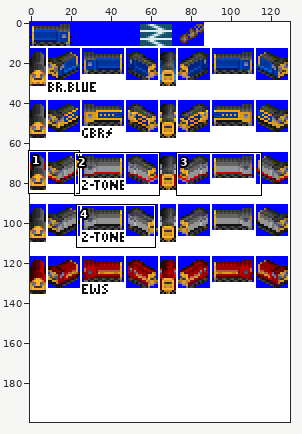
Sprite sheet: gfx/Diesel/20.png. The first picture is a wide view before the edit; the outline marks the close-up.
Close-up. Before the commit:
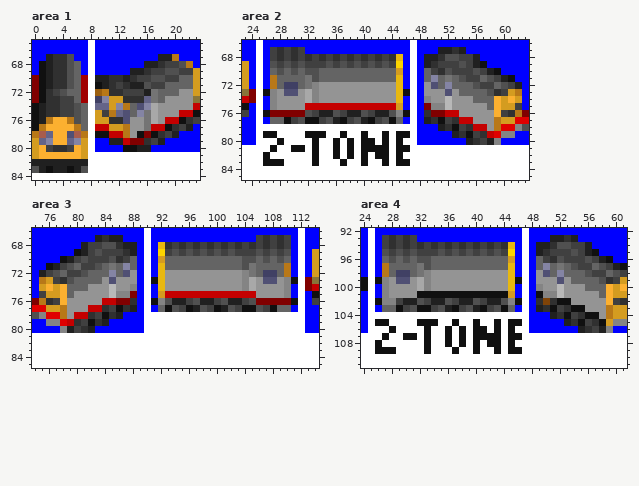
The file is 130x200 pixels. Shown: area 1: x 0..23, y 65..84; area 2: x 23..63, y 66..85; area 3: x 74..114, y 66..85; area 4: x 24..61, y 92..111. The commit also changed other parts of the picture, which this record leaves out.
New version:
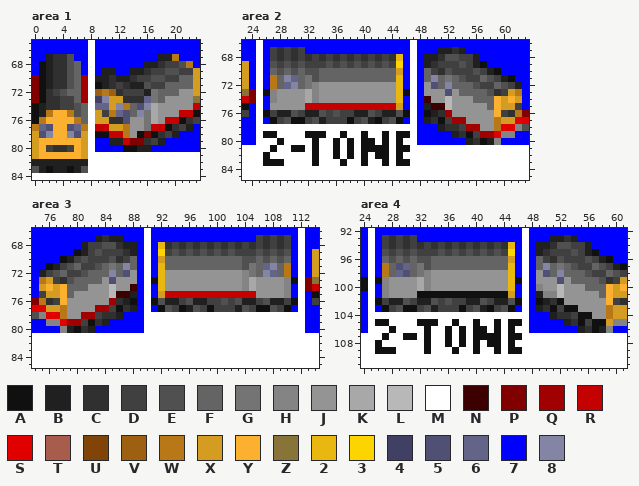
Palette (. is transparent): A #101010  B #202020  C #303030  D #404040  E #505050  F #646464  G #747474  H #848484  J #949494  K #a8a8a8  L #b8b8b8  M #ffffff  N #3c0000  P #800000  Q #a00000  R #c40000  S #e00000  T #a85c4c  U #804408  V #9c6010  W #b87818  X #d49c20  Y #fcb030  Z #887438  2 #e8b810  3 #fcd400  4 #404064  5 #505074  6 #646488  7 #0000ff  8 #8484a4
Edits made:
--- area 1
@@ x 0..14 @@
 68 7ABCCEF7M777777
-69 7ABCCEF7M77777B
-70 PABCCEFQMBBCCBC
+69 7ABCCEF7M7BB77B
+70 PABCCEFQMBBCBBC
 71 PABCCEFQMABCDCB
-72 PACDEFFQMVWCCDD
+72 PACDEFFQMVWVCDD
 73 PACCDDFQM48XXCC
 74 ABCCDDEFM66X8WF
-75 ABCCDDEFMXDW65F
-76 ABWYYWEFMXXCC5J
-77 AWYYYYWFMRRXXWJ
-78 WT6YY5TWMAARRWJ
-79 X68YY68XM77BBRP
+75 ABWYYWEFMXDW65F
+76 AWYYYYWFMXXCC5J
+77 W65YY56WMRRXXWJ
+78 X58YY85XMAARRWJ
+79 XYYYYYYXM77BBRP
 80 XYDCCDYXM7777AA
--- area 2
@@ x 23..63 @@
 70 X7M7FEFEFEEFFFFFFFFFFFX7M7FDCEDDDEDBA7777
-71 X7M7WFFFFGEFFFFFFFFFFF27M7F8FGFEDDFEDBA77
-72 X7M7WF44FGHJJJJJJJJJJJ27M7J5F8FFFEDDFEDB7
-73 ZPMAHJ55JKHJJJJJJJJJJJ2AM7JJJ5JFFFFECDXW7
-74 RPM7HJJJJKHJJJJJJJJJJJ27M7HJJLJJJFFFYXYX7
-75 A7M7HJJJJRRRRRRRRRRRRRX7M7PHHLJJJJJFYXXD7
-76 D7MAPPPPPEDBBEDBBEDBBEHAM7CPPRRJJJJJYDCWP
-77 77M7FFADEAADEBADEBADEAF7M7BCADCRRJJJWXXSS
-78 77MMMMMMMMMMMMMMMMMMMMMMM777BCADCRRJWSSHE
-79 77MAAMMMMAAAMMAMMAMMAMAAM77777BCADCRSHH77
-80 77MMMAMMMMAMMAMAMAAMAMAMM7777777BCDBH7777
+71 X7M7WF86FGEFFFFFFFFFFF27M7F8FGFEDDFEDBA77
+72 X7M7WF68FGHJJJJJJJJJJJ27M7J5F8FFFEDDFEDB7
+73 ZPMAHJJJJKHJJJJJJJJJJJ2AM7JJJ5JFFFFECDXW7
+74 RPM7HJJJJKHJJJJJJJJJJJ27M7NJJLJJJFFFYXYX7
+75 A7M7JJJJJRRRRRRRRRRRRRX7M7BNNLJJJJJFYXXD7
+76 D7MADBBEDBBEDEDDBBEDBBEAM7ABCQJJJJJJYDCWP
+77 77M7ADEAADEBDDDADEBADEA7M7BCADQQJJJJWXXSS
+78 77MMMMMMMMMMMMMMMMMMMMMMM777BCCDQQJJWSSHE
+79 77MAAMMMMAAAMMAMMAMMAMAAM77777BCADQQSHH77
+80 77MMMAMMMMAMMAMAMAAMAMAMM7777777BCABH7777
 81 MMMMAMMAAMAMMAMAMAAAAMAAMMMMMMMMMMMMMMMMM
--- area 3
@@ x 74..114 @@
 70 7777ABDEDDDECDF7M7XFFFFFFFFFFFEEFEFEF7M7X
-71 77ABDEFDDEFGF8F7M72FFFFFFFFFFFEGFFFFW7M7X
-72 7BDEFDDEFFF8F5J7M72JJJJJJJJJJJHGF44FW7M7X
-73 7WXDCEFFFFJ5JJJ7MA2JJJJJJJJJJJHKJ55JHAMPZ
-74 7XYXYFFFJJJLJJH7M72JJJJJJJJJJJHKJJJJH7MPR
-75 7DXXYFJJJJJLHHP7M7XRRRRRRRRRRRRRJJJJH7M7A
-76 PWCDYJJJJJRRPPC7MAHEBBDEBBDEBBDEPPPPPAM7D
-77 SSXXWJJJRRCDACB7M7FAEDABEDABEDAAEDAFF7M77
-78 EHSSWJRRCDACB777MMMMMMMMMMMMMMMMMMMMMMM77
-79 77HHSRCDACB77777MMMMMMMMMMMMMMMMMMMMMMM77
-80 7777HBDCB7777777MMMMMMMMMMMMMMMMMMMMMMM77
+71 77ABDEFDDEFGF8F7M72FFFFFFFFFFFEGF68FW7M7X
+72 7BDEFDDEFFF8F5J7M72JJJJJJJJJJJHGF86FW7M7X
+73 7WXDCEFFFFJ5JJJ7MA2JJJJJJJJJJJHKJJJJHAMPZ
+74 7XYXYFFFJJJLJJN7M72JJJJJJJJJJJHKJJJJH7MPR
+75 7DXXYFJJJJJLNNB7M7XRRRRRRRRRRRRRJJJJH7M7A
+76 PWCDYJJJJJJQCBA7MAEBBDEBBDDEDEBBDEBBDAM7D
+77 SSXXWJJJJQQDACB7M7AEDABEDADDDBEDAAEDA7M77
+78 EHSSWJJQQDCCB777MMMMMMMMMMMMMMMMMMMMMMM77
+79 77HHSQQDACB77777MMMMMMMMMMMMMMMMMMMMMMM77
+80 7777HBACB7777777MMMMMMMMMMMMMMMMMMMMMMM77
 81 MMMMMMMMMMMMMMMMMMMMMMMMMMMMMMMMMMMMMMMMM
--- area 4
@@ x 24..61 @@
  96 7M7FEFEFEEFFFFFFFFFFFX7M7FDCEDDDEDBA77
- 97 7M7WFFFFGEFFFFFFFFFFF27M7F8FGFEDDFEDBA
- 98 7M7WF44FGHJJJJJJJJJJJ27M7J5F8FFFEDDFED
- 99 AMAHJ55JKHJJJJJJJJJJJ2AM7JJJ5JFFFFECDX
+ 97 7M7WF56FGEFFFFFFFFFFF27M7F8FGFEDDFEDBA
+ 98 7M7WF65FGHJJJJJJJJJJJ27M7J5F8FFFEDDFED
+ 99 AMAHJJJJKHJJJJJJJJJJJ2AM7JJJ5JFFFFECDX
 100 AM7HJJJJKHJJJJJJJJJJJ27M7HJJLJJJFFFYXY
-101 7M7HJJJJAAAAAAAAAAAAAX7M7AHHLJJJJJFYXX
-102 7MAHHDBBEDBBEDBBEDBBEHAM7CUCAAJJJJJYDC
-103 7M7FFADEAADEBADEBADEAF7M7BCADCAAJJJWXX
-104 7MMMMMMMMMMMMMMMMMMMMMMM777BCADCAAJWXX
-105 7MAAMMMMAAAMMAMMAMMAMAAM77777BCADCAXHH
-106 7MMMAMMMMAMMAMAMAAMAMAMM7777777BCDBH77
+101 7M7HJJJJAAAAAAAAAAAAAX7M7BHHLJJJJJFYXX
+102 7MADBBEDBBEDEDDBBEDBBEAM7ABCAJJJJJJYDC
+103 7M7ADEAADEBDDDADEBADEA7M7BCADAAJJJJWXX
+104 7MMMMMMMMMMMMMMMMMMMMMMM777BCCDAAJJWXX
+105 7MAAMMMMAAAMMAMMAMMAMAAM77777BCADAAXHH
+106 7MMMAMMMMAMMAMAMAAMAMAMM7777777BCABH77
 107 MMMAMMAAMAMMAMAMAAAAMAAMMMMMMMMMMMMMMM
Where, in picture pixels (left, top, right, bottom), the same in both close-ups:
changed: (32, 68, 123, 145)
changed: (270, 75, 494, 145)
changed: (158, 263, 291, 312)
changed: (67, 284, 137, 333)
changed: (382, 263, 599, 333)
